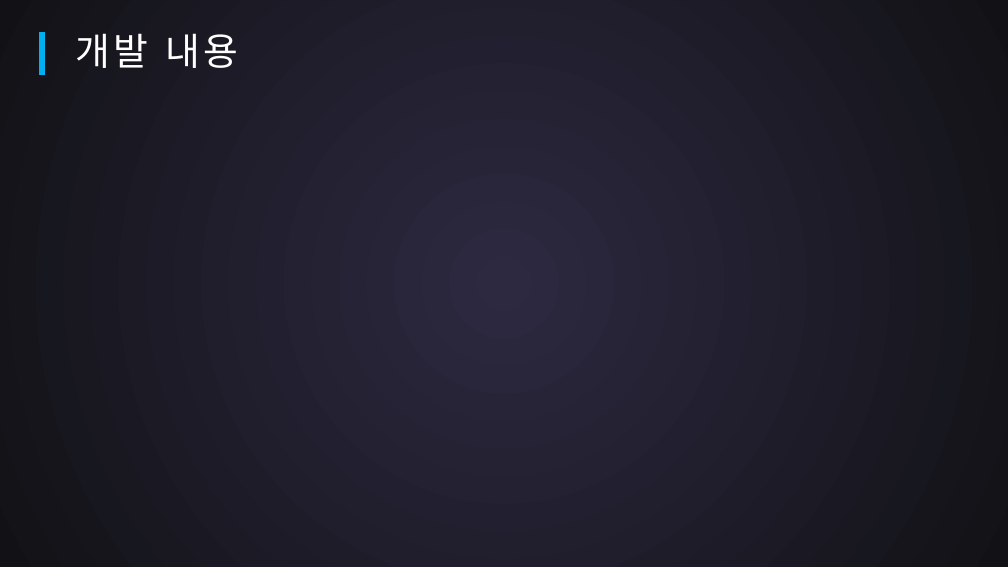
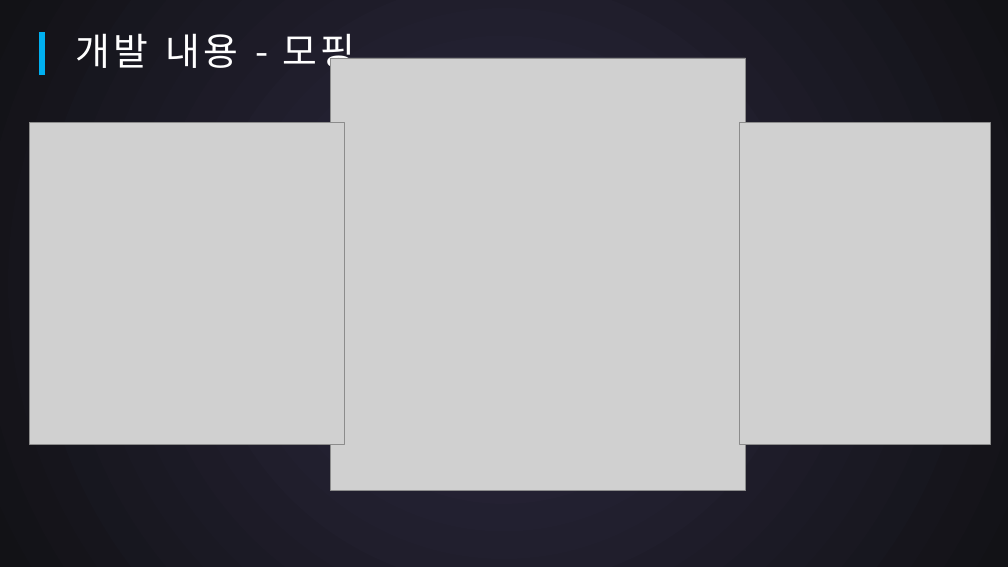
Before and after one commit to SuperTaeJun/GraduationWork, a slide deck: slide 8 of 작업일지 && 졸작자료/중간평가.pptx. Drawn at 1008x567 pixels with LibreOffice and Linux fonts; fonts in the diff are those of the drawing; grey boxes stand for pictures. Boxes give left, top, right and bottom in pixels: in the first picture for what was removed or moved away, otherwise in the second. Text is boxed around its words. In the diff, an @@ line names an element or a change of style, - is before the commit and + after.

```diff
--- a/작업일지 && 졸작자료/중간평가.pptx
+++ b/작업일지 && 졸작자료/중간평가.pptx
@@ text at box(76, 33, 356, 76): text changed @@
-개발 내용
+개발 내용 - 모핑
@@ picture added at box(330, 58, 746, 491) @@
@@ picture added at box(29, 123, 344, 444) @@
@@ picture added at box(740, 123, 991, 444) @@
```
Also in this commit, not shown: 6 other slides changed, 2 slides added, 1 other file.
